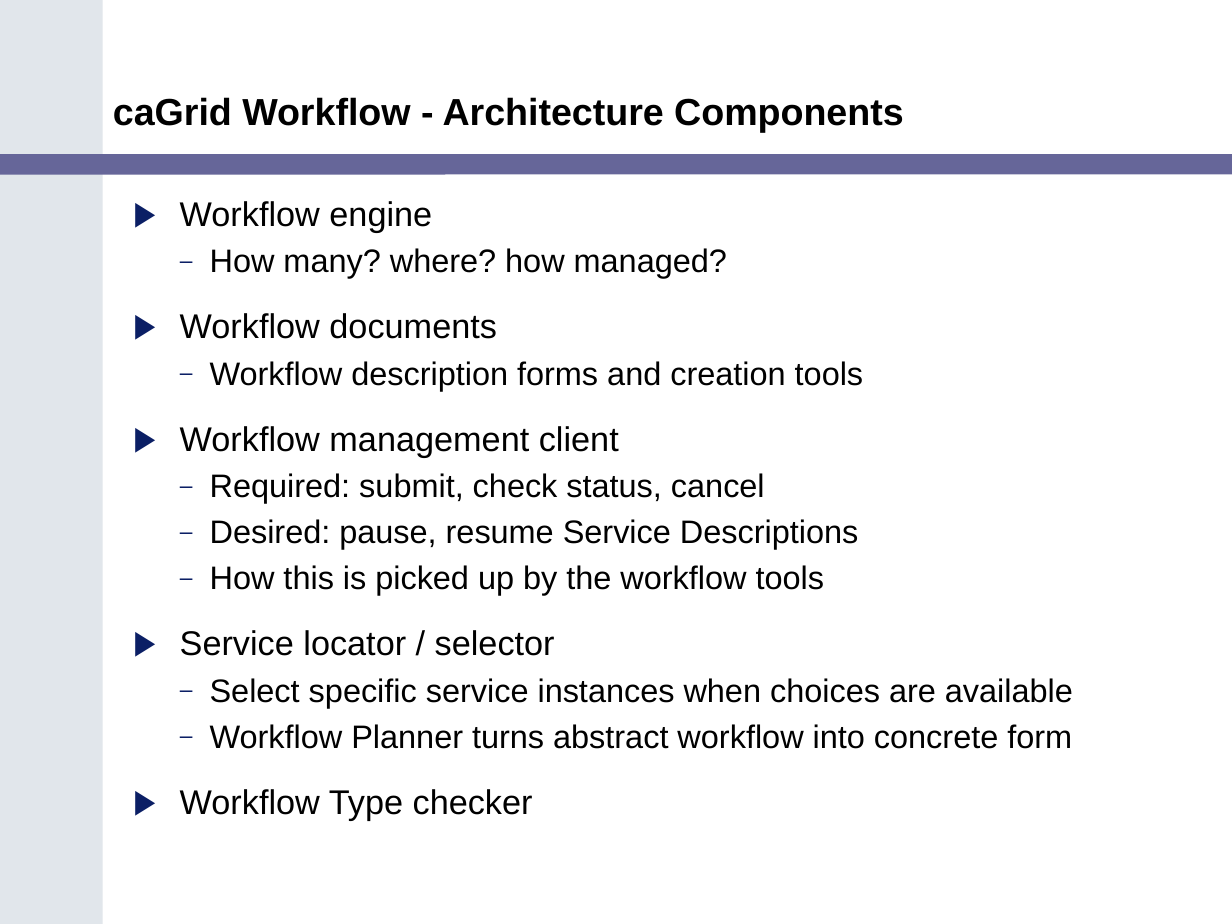
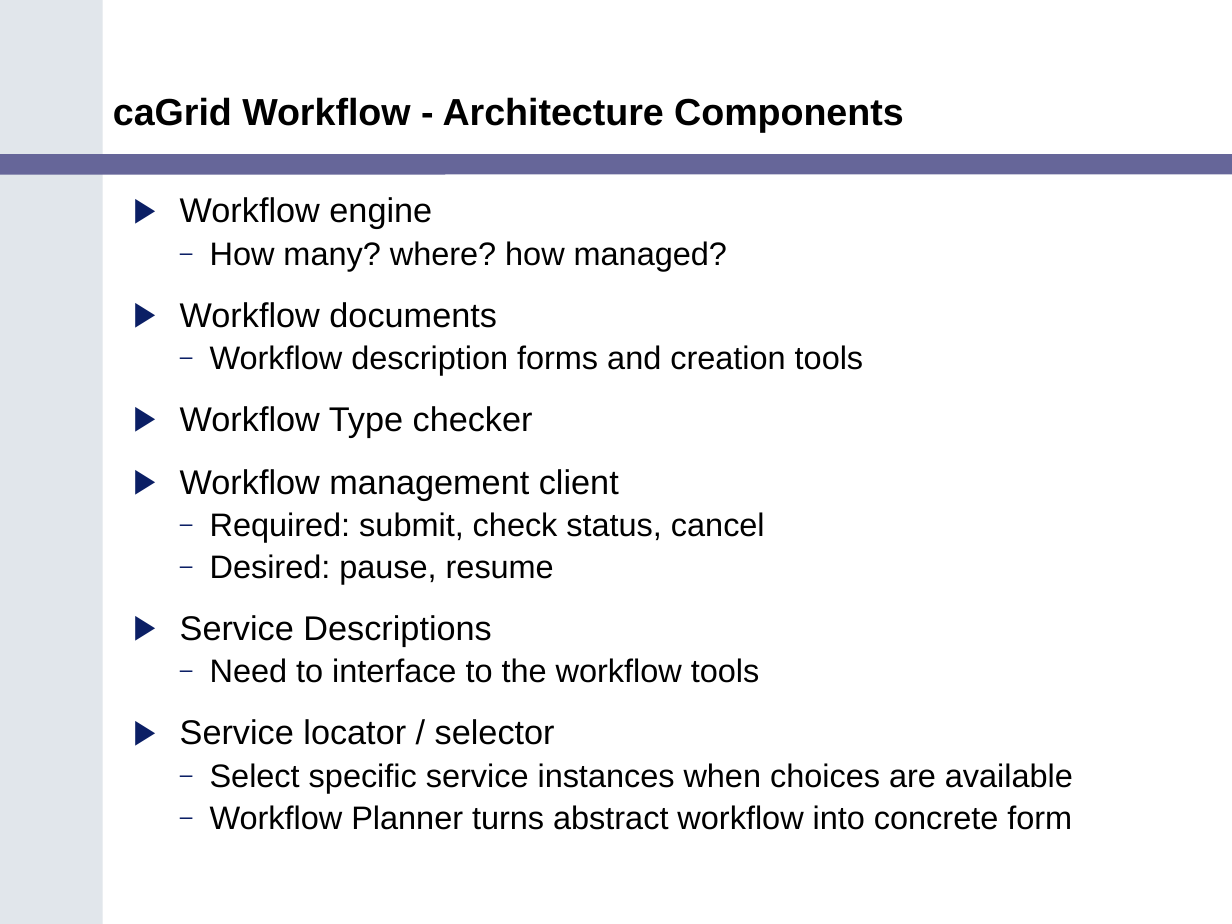
Before and after one commit to NCIP/cagrid-docs, a slide deck: slide 33 of presentations/200602_VCDE_ARCH/caGrid_Update_Arch_VCDE_Feb1.ppt. Drawn at 1232x924 pixels with LibreOffice and Linux fonts; fonts in the diff are those of the drawing; background and template pictures are left out. Boxes give left, top, right and bottom in pixels: in the first picture for what was removed or moved away, otherwise in the second. Text is boxed around its words. In the diff, an @@ line names an element or a change of style, - is before the commit and + after.

```diff
--- a/presentations/200602_VCDE_ARCH/caGrid_Update_Arch_VCDE_Feb1.ppt
+++ b/presentations/200602_VCDE_ARCH/caGrid_Update_Arch_VCDE_Feb1.ppt
@@ text at (180, 197, 1073, 830): line spacing 0.95 to 0.85 @@
@@ text at (180, 406, 533, 438): paragraph added @@
+▶ Workflow Type checker
@@ text at (180, 554, 760, 683): text changed @@
-  – Desired: pause, resume Service Descriptions
-  – How this is picked up by the workflow tools
+  – Desired: pause, resume
+▶ Service Descriptions
+  – Need to interface to the workflow tools
@@ text at (180, 789, 533, 820): paragraph removed @@
-▶ Workflow Type checker
```
Also in this commit, not shown: 6 other slides changed, 3 slides added, 1 slide removed.
